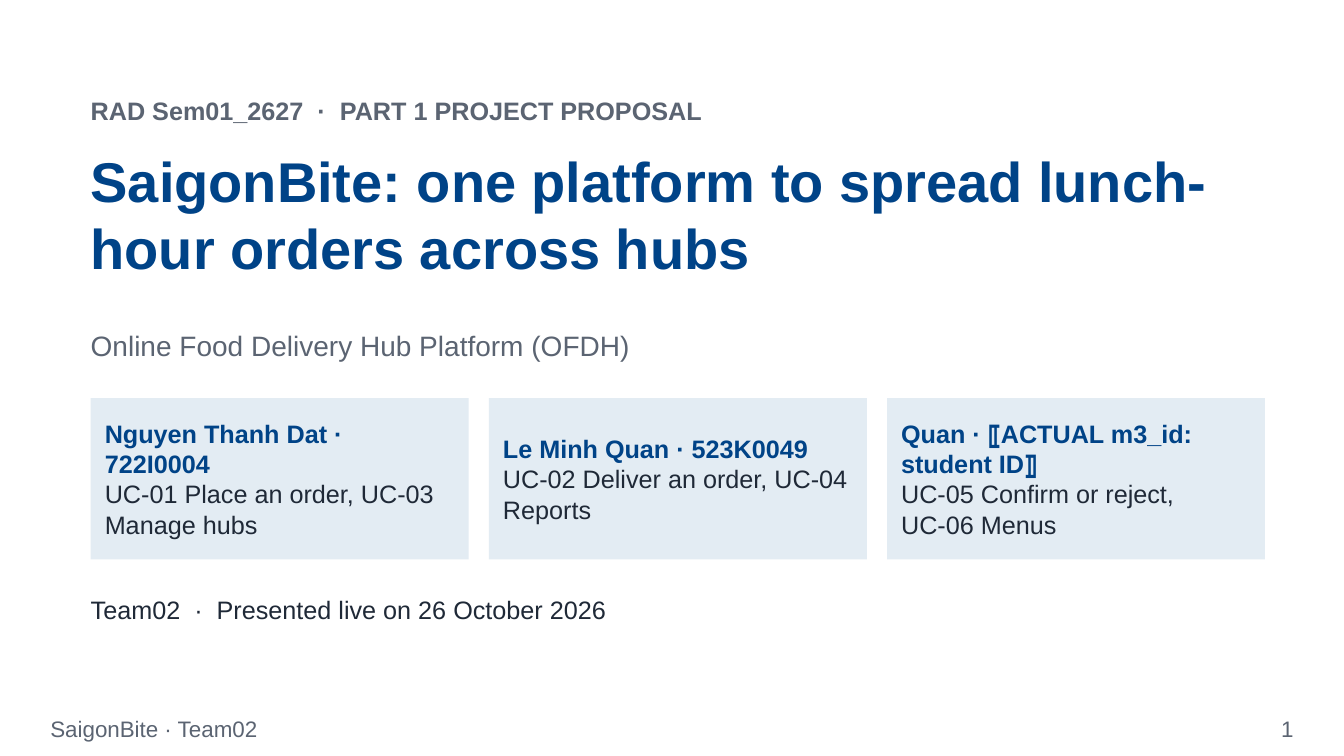
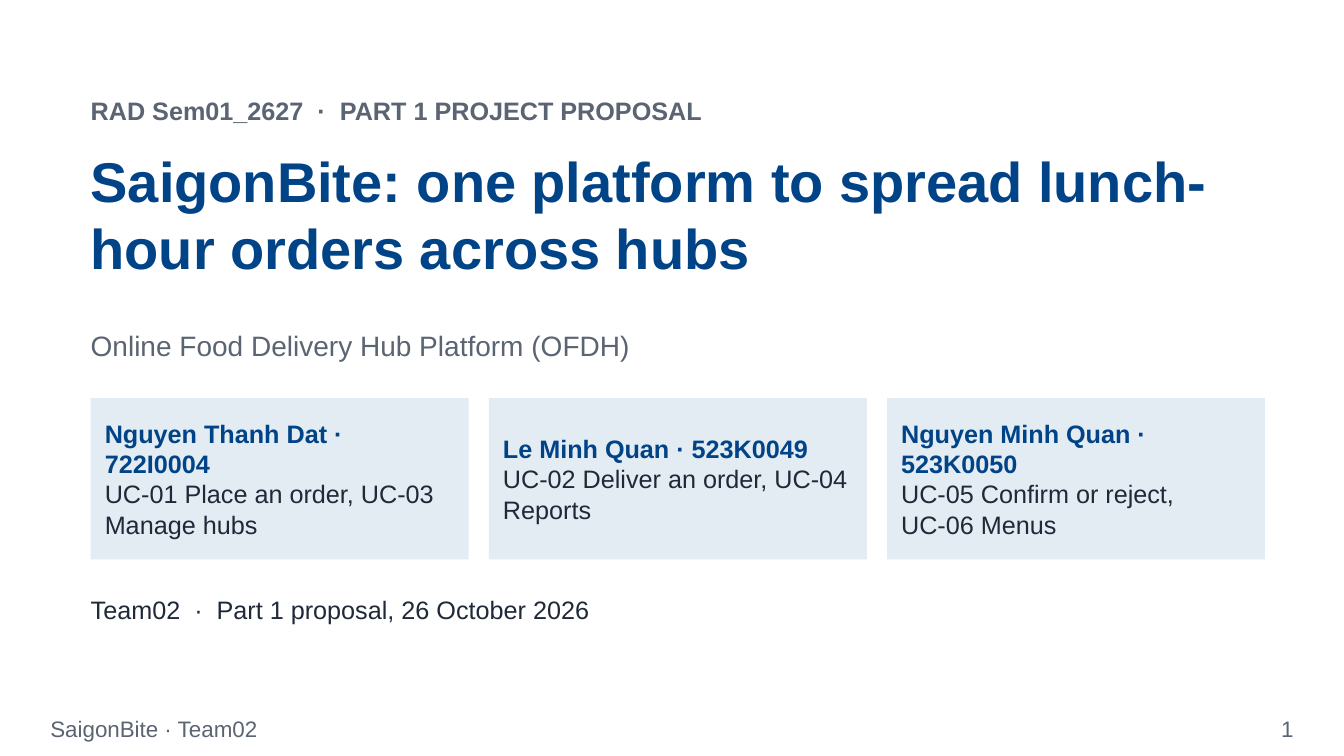
Before and after one commit to Dat071104/SaigonBite, a slide deck: slide 1 of docs/part1/Team02_Proposal_Slides_for_SaigonBite.pptx. Drawn at 1344x756 pixels with LibreOffice and Linux fonts; fonts in the diff are those of the drawing. Boxes give left, top, right and bottom in pixels: in the first picture for what was removed or moved away, otherwise in the second. Text is boxed around its words. In the diff, an @@ line names an element or a change of style, - is before the commit and + after.

```diff
--- a/docs/part1/Team02_Proposal_Slides_for_SaigonBite.pptx
+++ b/docs/part1/Team02_Proposal_Slides_for_SaigonBite.pptx
@@ text at <box>901,424,1130,474</box>: text changed @@
-Quan · ⟦ACTUAL m3_id: student ID⟧
+Nguyen Minh Quan · 523K0050
@@ text at <box>91,600,589,625</box>: text changed @@
-Team02 · Presented live on 26 October 2026
+Team02 · Part 1 proposal, 26 October 2026
```
Also in this commit, not shown: 3 other slides changed, 3 other files.
